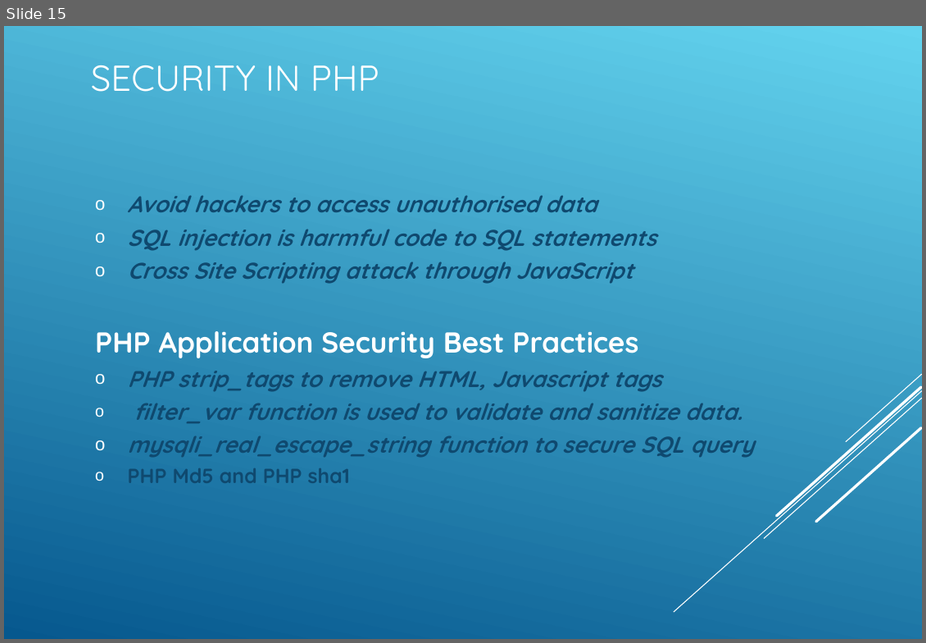
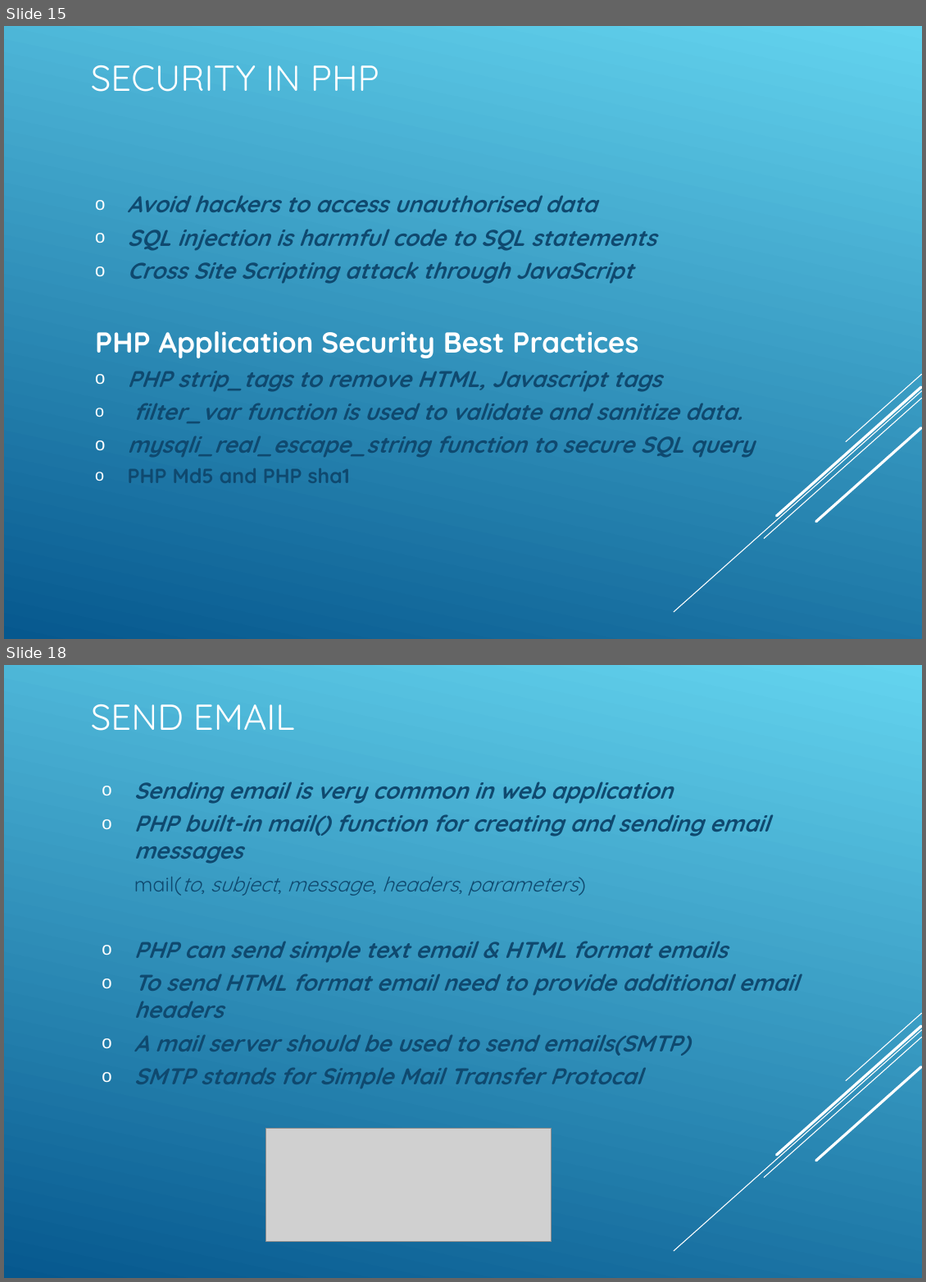
Before and after one commit to koushikgraj/PHP-Training, a slide deck: PHP-Presentation.ppt. Shown one above the other, each under a label of ours: slide 15 before the commit, slides 15 and 18 after it; the slides between them are not shown. The pictures are 926x643 and 926x1282 pixels, drawn with LibreOffice and Linux fonts; fonts in the diff are those of the drawing; grey boxes stand for pictures. Boxes give left, top, right and bottom in pixels: in the first picture for what was removed or moved away, otherwise in the second. Text is boxed around its words. In the diff, an @@ line names an element or a change of style, - is before the commit and + after.

Commit message:
10-May-2021 : Catcha, File upload & Email sending

```diff
--- a/PHP-Presentation.ppt
+++ b/PHP-Presentation.ppt
@@ slide 18 added at (4, 665, 922, 1278), background gradient #64D4EF to #06588E; not listed: 5 template elements that a slide beside it also shows @@
@@ title added at (91, 704, 295, 731), 30 pt, text #FFFFFF @@
+SEND EMAIL
@@ subtitle added at (134, 781, 799, 1088), 19 pt, text #0F496F, bold, italic @@
+  o Sending email is very common in web application
+  o PHP built-in mail() function for creating and sending email messages
+  mail(to, subject, message, headers, parameters)
+  o PHP can send simple text email & HTML format emails
+  o To send HTML format email need to provide additional email headers
+  o A mail server should be used to send emails(SMTP)
+  o SMTP stands for Simple Mail Transfer Protocal
@@ picture added at (266, 1127, 552, 1241) @@
```
Also in this commit, not shown: 3 other slides added, 21 other files.
